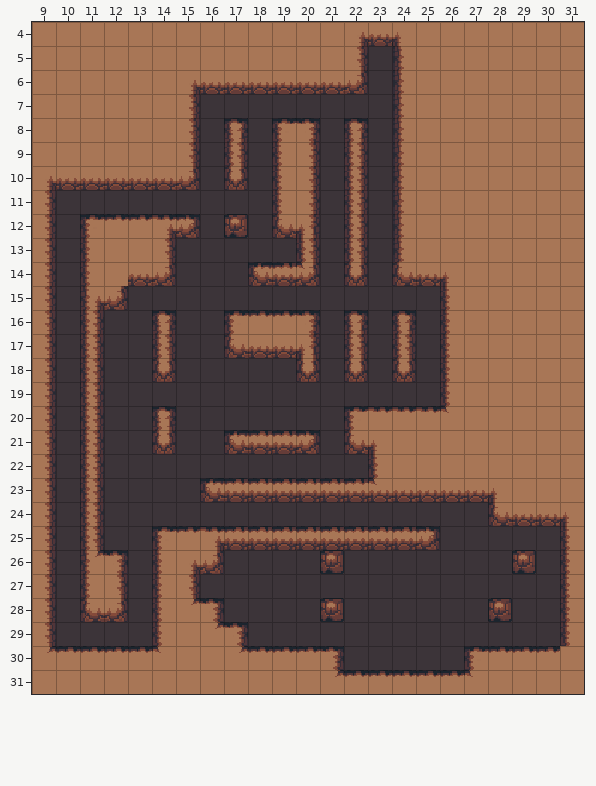
Level history. Tiled map: assets/maps/Level6.tmx. Above: the version before the commit.
Cells are 16x16 px. Shown: x 9..31, y 4..31.
And afterwards:
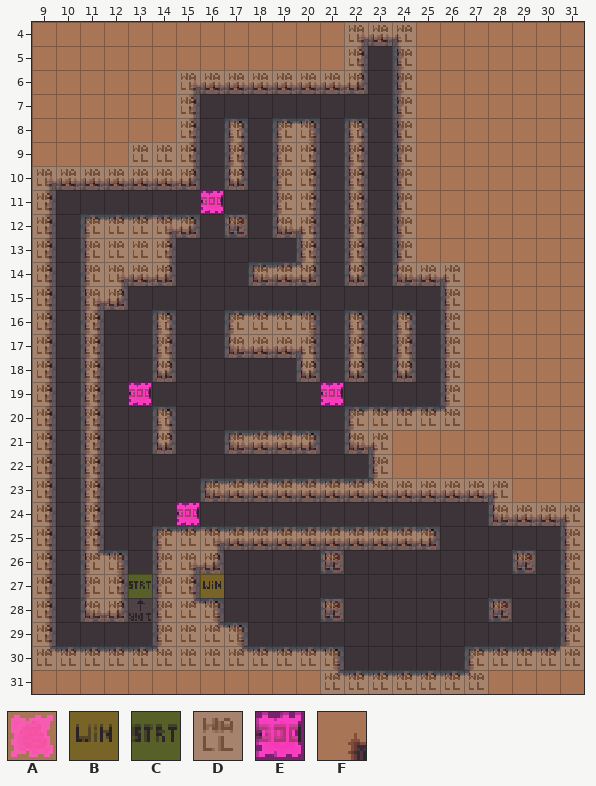
Key: from "GameplayImages": A 104; from "GameplayTileset": B 0, C 1, D 2, E 5; from "SlimeCave": F 191.
_ is an empty cell, . an unchanged one.
Tiles of an added or newly shown layer are drawn over the layers below it.
See-through tiles are keyed as they look on the map.
Change:
--- layer "Art_Background"
@@ x 12..12 @@
-14 _
+14 F
--- layer "Art_Gameplay"
@@ x 16..16 @@
-11 _
+11 A
@@ x 13..21 @@
-19 _......._
+19 A.......A
@@ x 15..15 @@
-24 _
+24 A
--- layer "Gameplay" (now shown)
@@ x 9..31 @@
- 4 .............___.......
- 5 ............._._.......
- 6 ......________._.......
- 7 ......_........_.......
- 8 ......_._.__._._.......
- 9 ....___._.__._._.......
-10 _______._.__._._.......
-11 _......_..__._._.......
-12 _._____._.__._._.......
-13 _.____....._._._.......
-14 _.____...___._.___.....
-15 _.__............._.....
-16 _._.._..____._._._.....
-17 _._.._..____._._._.....
-18 _._.._....._._._._.....
-19 _._._......._...._.....
-20 _._.._......._____.....
-21 _._.._..____.__........
-22 _._..........._........
-23 _._...._____________...
-24 _._..._............____
-25 _._..____________....._
-26 _.__.___...._......._._
-27 _.______.............._
-28 _.__.___...._......_.._
-29 _....____............._
-30 _____________....._____
-31 ............_______....
+ 4 .............DDD.......
+ 5 .............D.D.......
+ 6 ......DDDDDDDD.D.......
+ 7 ......D........D.......
+ 8 ......D.D.DD.D.D.......
+ 9 ....DDD.D.DD.D.D.......
+10 DDDDDDD.D.DD.D.D.......
+11 D......E..DD.D.D.......
+12 D.DDDDD.D.DD.D.D.......
+13 D.DDDD.....D.D.D.......
+14 D.DDDD...DDD.D.DDD.....
+15 D.DD.............D.....
+16 D.D..D..DDDD.D.D.D.....
+17 D.D..D..DDDD.D.D.D.....
+18 D.D..D.....D.D.D.D.....
+19 D.D.E.......E....D.....
+20 D.D..D.......DDDDD.....
+21 D.D..D..DDDD.DD........
+22 D.D...........D........
+23 D.D....DDDDDDDDDDDDD...
+24 D.D...E............DDDD
+25 D.D..DDDDDDDDDDDD.....D
+26 D.DD.DDD....D.......D.D
+27 D.DDCDDB..............D
+28 D.DD.DDD....D......D..D
+29 D....DDDD.............D
+30 DDDDDDDDDDDDD.....DDDDD
+31 ............DDDDDDD....
Changed places in both pictures, as pixel boxes (x1, y1, x2, y2):
added: (32, 22, 584, 694)
